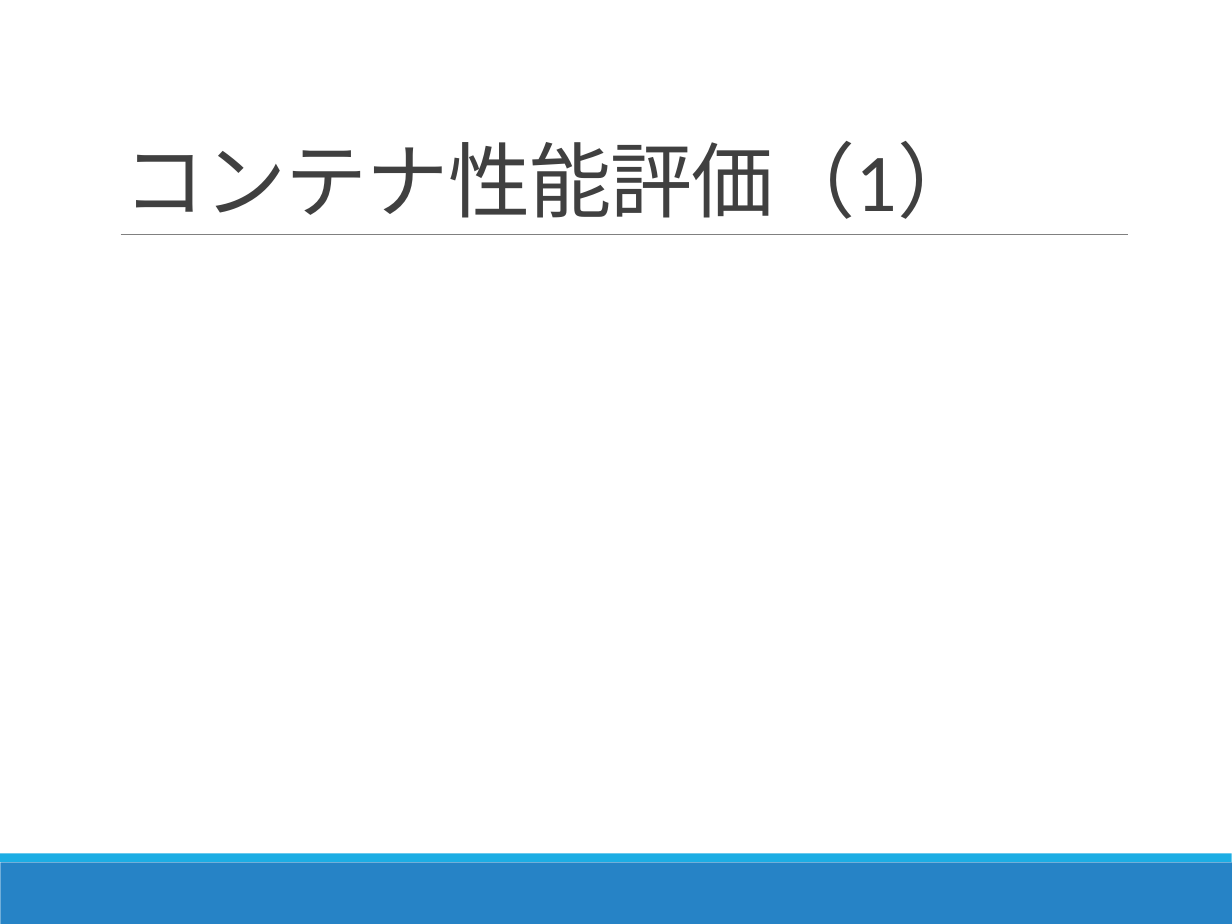
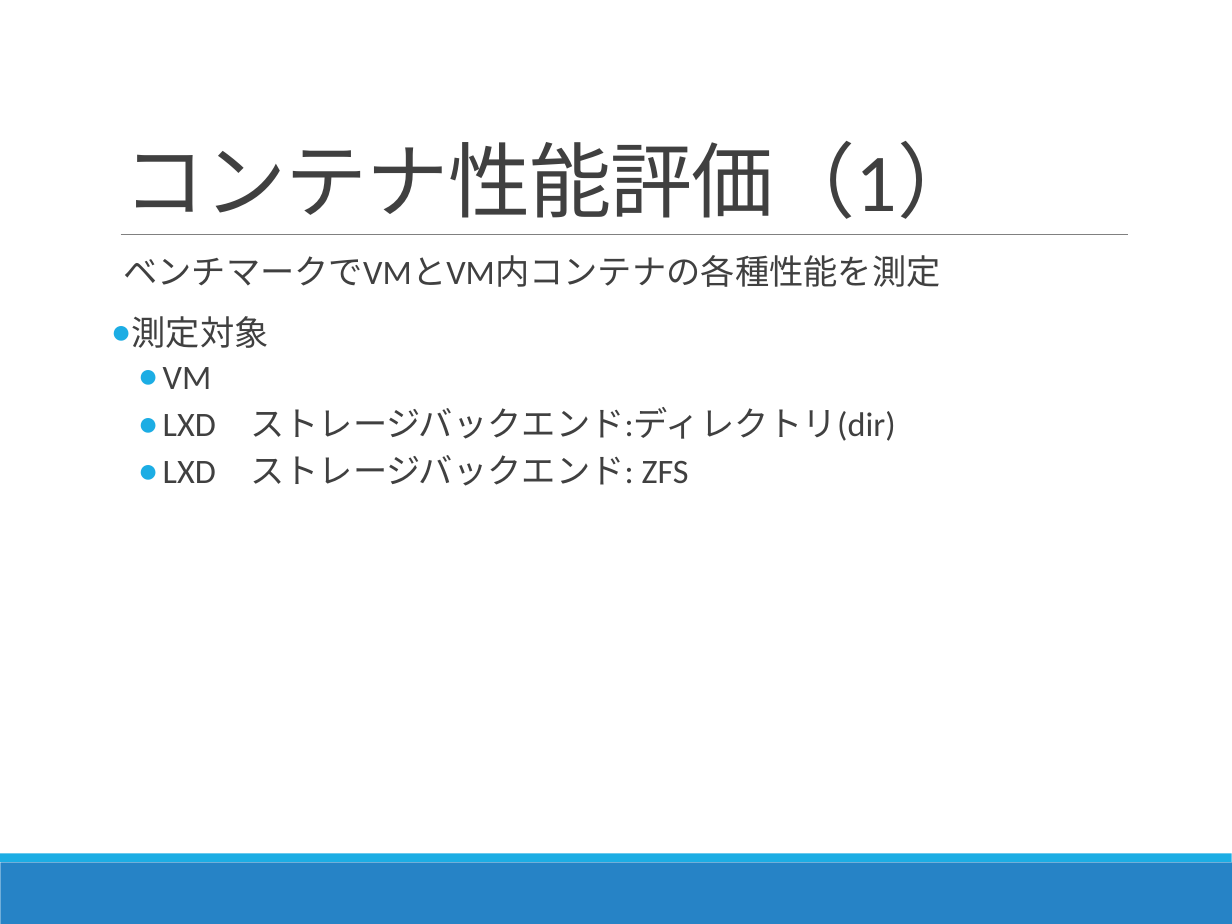
Before and after one commit to Kota0823/Document, a slide deck: slide 28 of 輪講2019-1_鈴木洸太.pptx. Drawn at 1232x924 pixels with LibreOffice and Linux fonts; fonts in the diff are those of the drawing. Boxes give left, top, right and bottom in pixels: in the first picture for what was removed or moved away, otherwise in the second. Text is boxed around its words. In the diff, an @@ line names an element or a change of style, - is before the commit and + after.

Commit message:
スライドの追加 性能評価

```diff
--- a/輪講2019-1_鈴木洸太.pptx
+++ b/輪講2019-1_鈴木洸太.pptx
@@ text added at (x1=123, y1=255, x2=940, y2=486), 20 pt, text #404040 @@
+  ベンチマークでVMとVM内コンテナの各種性能を測定
+● 測定対象
+  ● VM
+  ● LXD ストレージバックエンド:ディレクトリ(dir)
+  ● LXD ストレージバックエンド: ZFS
```
Also in this commit, not shown: 3 other slides changed, 2 slides added, 1 other file.
